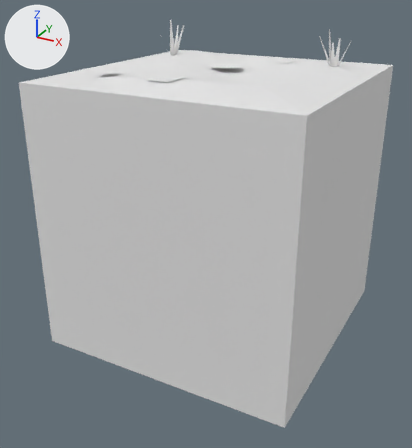
A saved change to the FBX model Assets/Tiles/Blend/Blend Dark Snow 1.fbx.
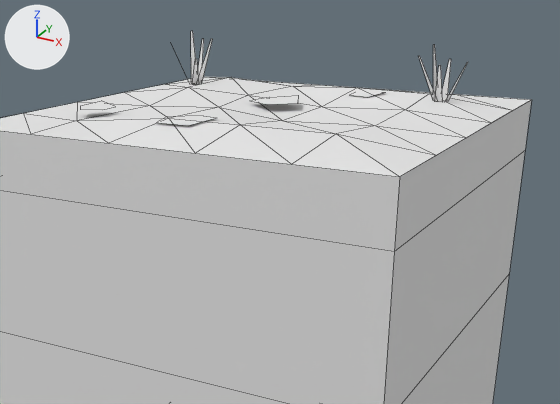
Each version is shown whole from a camera (50 mm lens) standing at (1.94, -3.77, 1.71) and looking at (-0.05, -0.16, -0.09), then close up on the part from 11% to 100% of the width and 0% to 59% of the height. The lights are fixed; the arrows at upper left show +X, +Y and +Z. The older version's two pictures come first. The close-ups show mesh edges as thin lines. Where no turn or scale is listed for an object, it has been applied to the vertices. Vertices at exactly the same position are counted once.

Names of what the first close-up shows: 'Blend Dark Snow 1'.
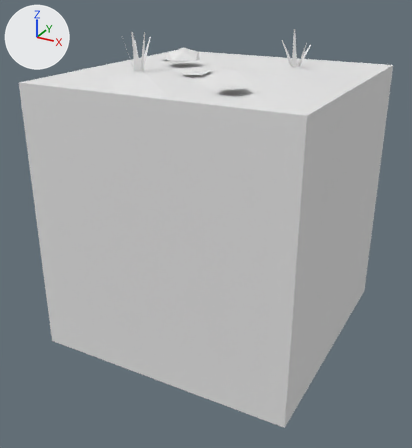
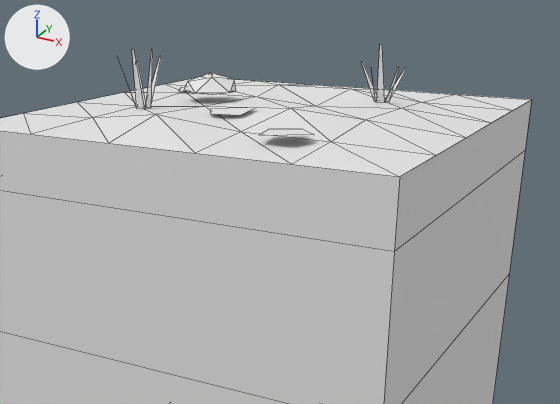
Patch to the scene script:
```diff
--- a/Assets/Tiles/Blend/Blend Dark Snow 1.fbx.py
+++ b/Assets/Tiles/Blend/Blend Dark Snow 1.fbx.py
@@ me_blend_dark_snow_1 @@
 # used by ob_blend_dark_snow_1; location = (0.0, 0.0, 0.0)
-me_blend_dark_snow_1.from_pydata(...)  # 108 vertices, 77 faces; spans x -1.0..1.0, y -1.0..1.0, z -1.0..1.36
+me_blend_dark_snow_1.from_pydata(...)  # 115 vertices, 96 faces; spans x -1.0..1.0, y -1.0..1.0, z -1.0..1.36
+# me_blend_dark_snow_1 part 1: the loose piece of 5 vertices spanning x -0.72..-0.56, y -0.6..-0.43, z 1.09..1.11 is turned -77.8 degrees about the z axis through its middle and scaled by 1.26, then moved by (0.6, 0.2, 0.0)
+# me_blend_dark_snow_1 part 2: 10 loose pieces with 41 vertices, spanning x -0.79..0.8, y -0.73..0.52, z 1.09..1.36, are deleted
+# me_blend_dark_snow_1 part 3
+# 10 vertices are removed from x -0.68..0.4, y 0.03..0.56, z 1.09..1.24
+# 3 faces are deleted
+# 20 vertices move from x -0.64..0.61, y -0.65..0.64, z 1.05..1.24 to x -0.64..0.58, y -0.64..0.62, z 1.06..1.11
+# 58 vertices are added at x -0.66..0.54, y -0.79..0.42, z 1.09..1.36
+# 32 new faces join them
 me_blend_dark_snow_1.materials.append(mat_tileworld_tiles)
```

What differs and where, as boxes (x1, y1, x2, y2) in the close-ups (560 x 404 px; the box of a moved part takes in the faces that stretch with it):
'Blend Dark Snow 1', reshaped: before (0, 31, 531, 404); after (0, 44, 531, 404)
part 1 of me_blend_dark_snow_1, moved or reshaped: before (80, 101, 116, 110); after (210, 107, 256, 115)
part 2 of me_blend_dark_snow_1, deleted: before (157, 31, 468, 126)
part 3 of me_blend_dark_snow_1, built on: before (78, 59, 385, 143); after (80, 44, 406, 143)
